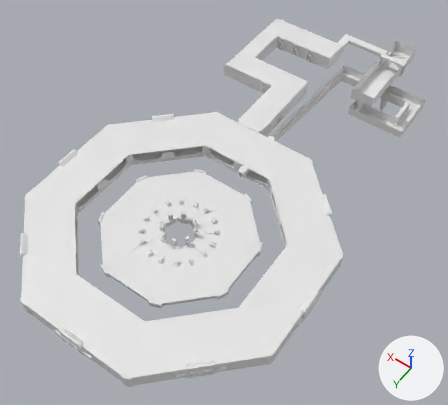
The FBX model Assets/Art/the library.fbx as it was, and as the next commit left it.
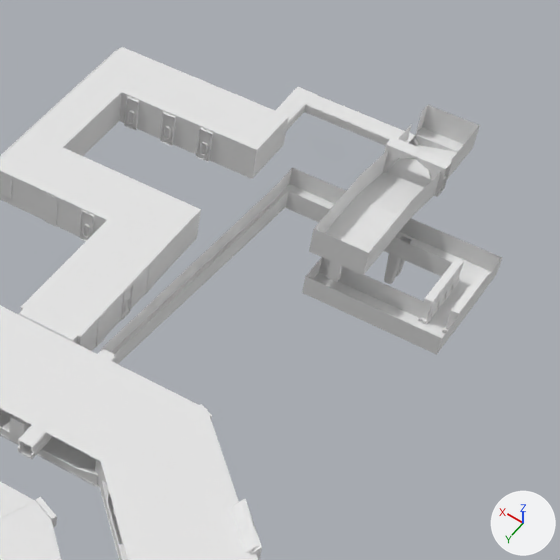
Each version appears first whole from a camera (50 mm lens) standing at (-352.0, 383.0, 734.0) and looking at (2.0, -113.0, -45.0), and next in a close-up on the part from 51% to 100% of the width and 0% to 54% of the height. Lighting does not change. The marker at lower right points along +X, +Y and +Z. The first two pictures are the older version. Where no turn or scale is listed for an object, it has been applied to the vertices. Vertices at exactly the same position are counted once.

Names of what the first close-up shows: 'Australian Hall Shoe.011', 'Australian Hall Shoe.012', 'Circle', 'Closed Door.008', 'Cube', 'Elevator', 'Flood Tubes.001', 'Plane', 'Plane.001', 'Wall Thingy', 'Wall Thingy.001' and 18 more.
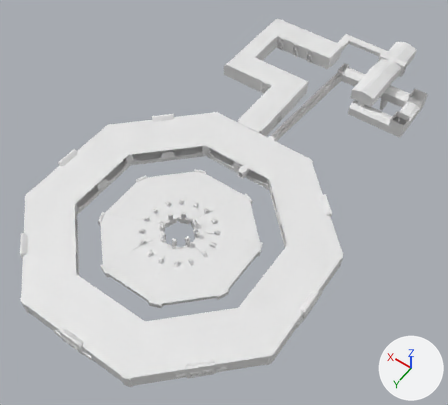
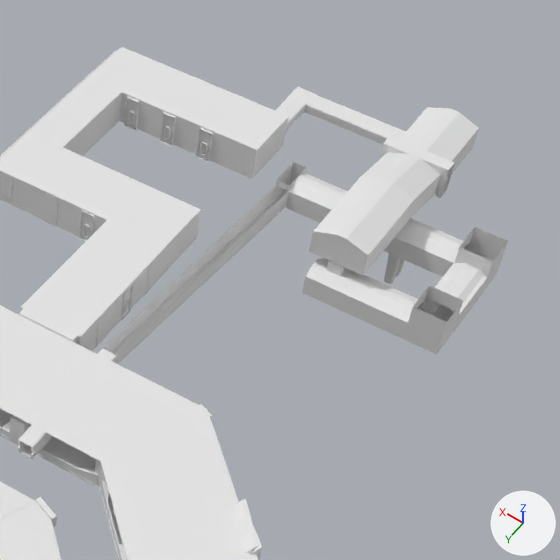
Commit message: Add Library Ceilings

The change, as a diff of the scene's bpy script:
```diff
--- a/Assets/Art/the library.fbx.py
+++ b/Assets/Art/the library.fbx.py
@@ me_plane @@
 # used by ob_plane_001; location = (-85.0, -390.0, -19.0)
-me_plane.from_pydata(...)  # 96 vertices, 66 faces; spans x -85.0..75.0, y -82.0..172.0, z -29.0..45.0
+me_plane.from_pydata(...)  # 138 vertices, 110 faces; spans x -85.0..75.0, y -82.0..172.0, z -29.0..43.0
+# me_plane part 1
+# 3 vertices move from x -46.0..74.0, y -82.0..172.0, z 15.0..45.0 to x -61.0..74.0, y -82.0..172.0, z 15.0..43.0
+# 18 vertices are added at x -78.0..75.0, y -82.0..2.0, z 19.0..30.0
+# 8 new vertices lie (0.0, 9.0, 4.0) away from vertices in x -61.0..65.0, y -82.0..-13.0, z 15.0
+# 8 new vertices lie (0.0, -9.0, 4.0) away from vertices in x -61.0..65.0, y -58.0..11.0, z 15.0
+# 8 new vertices lie (0.0, 0.0, 15.0) away from vertices in x -85.0..-46.0, y -82.0..11.0, z 15.0
+# 44 new faces join them
@@ me_plane_001 @@
 # used by ob_plane; location = (28.8, -221.0, 0.0)
-me_plane_001.from_pydata(...)  # 177 vertices, 148 faces; spans x -135.0..121.0, y -341.0..6.0, z -8.0..28.0
+me_plane_001.from_pydata(...)  # 210 vertices, 187 faces; spans x -135.0..121.0, y -341.0..6.0, z -8.0..32.0
+# me_plane_001 part 2
+# 15 vertices are removed from x -135.0..-95.0, y -341.0..-168.0, z -7.0..28.0
+# 19 faces are deleted
+# 4 vertices in x -135.0..-95.0, y -341.0..-168.0, z 19.0..28.0 move by (0.0, 0.0, -5.0)
+# 22 vertices are added at x -120.0..-95.0, y -331.0..-167.0, z -7.0..31.0
+# 14 new vertices lie (0.0, 0.0, 18.0) away from vertices in x -135.0..-95.0, y -341.0..-168.0, z -1.0..8.0
+# 6 new vertices lie (17.0, 0.0, 6.0) away from vertices in x -135.0, y -341.0..-171.0, z 17.0..26.0
+# 6 new vertices lie (7.0, 0.0, 0.0) away from vertices in x -118.0, y -341.0..-171.0, z 23.0..32.0
+# 58 new faces join them
@@ ob_wall_thingy @@
 ob_wall_thingy = bpy.data.objects.new('Wall Thingy', me_cube_049)
-ob_wall_thingy.location = (-149.7, -425.5, -11.9)
+ob_wall_thingy.location = (-149.2, -425.5, -12.9)
+ob_wall_thingy.scale = (0.859, 0.859, 0.859)
@@ ob_australian_hall_shoe_011 @@
 ob_australian_hall_shoe_011 = bpy.data.objects.new('Australian Hall Shoe.011', me_cube_047)
-ob_australian_hall_shoe_011.location = (-63.4, -504.6, 13.3)
+ob_australian_hall_shoe_011.location = (-61.5, -504.6, 13.3)
 ob_australian_hall_shoe_011.rotation_euler = (-3.142, 0.0, 1.571)  # degrees (-180, 0, 90)
@@ ob_wall_thingy_001 @@
 ob_wall_thingy_001 = bpy.data.objects.new('Wall Thingy.001', me_cube_050)
-ob_wall_thingy_001.location = (-166.5, -425.5, -11.9)
+ob_wall_thingy_001.location = (-167.0, -425.5, -12.9)
 ob_wall_thingy_001.rotation_euler = (-3.142, 0.0, 0.0)  # degrees (-180, 0, 0)
-ob_wall_thingy_001.scale = (-1.0, -1.0, -1.0)
+ob_wall_thingy_001.scale = (-0.859, -0.859, -0.859)
@@ ob_australian_hall_shoe_012 @@
 ob_australian_hall_shoe_012 = bpy.data.objects.new('Australian Hall Shoe.012', me_cube_048)
-ob_australian_hall_shoe_012.location = (-108.6, -505.0, 13.3)
+ob_australian_hall_shoe_012.location = (-110.6, -505.0, 13.3)
```

Location of each change, (x1, y1, x2, y2) in pixels of the close-ups (560 x 560 px):
'Plane', reshaped
    before: (0, 47, 480, 351)
    after: (0, 47, 479, 351)
'Plane.001', reshaped
    before: (101, 168, 502, 364)
    after: (104, 162, 508, 364)
'Wall Thingy', moved, rescaled
    before: (417, 258, 464, 325)
    after: (423, 263, 456, 315)
'Wall Thingy.001', moved, rescaled
    before: (442, 269, 490, 335)
    after: (452, 277, 487, 333)
'Australian Hall Shoe.012', moved
    before: (414, 149, 452, 197)
    after: (418, 150, 455, 198)
'Australian Hall Shoe.011', moved
    before: (383, 137, 424, 173)
    after: (380, 136, 421, 159)
part 1 of me_plane, built on
    before: (101, 186, 502, 360)
    after: (104, 162, 508, 360)
part 2 of me_plane_001, built on
    before: (309, 105, 480, 282)
    after: (309, 107, 479, 276)
